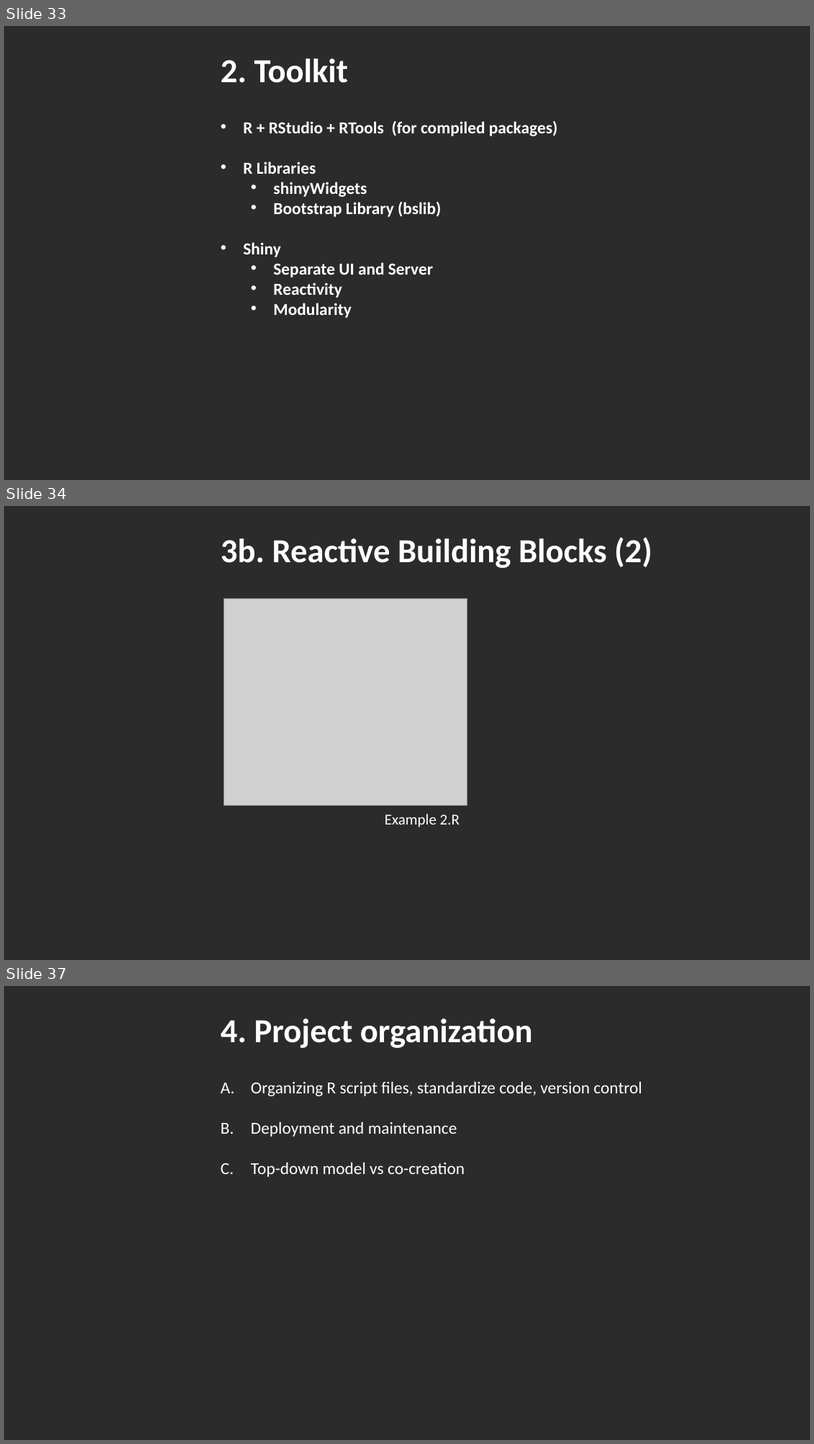
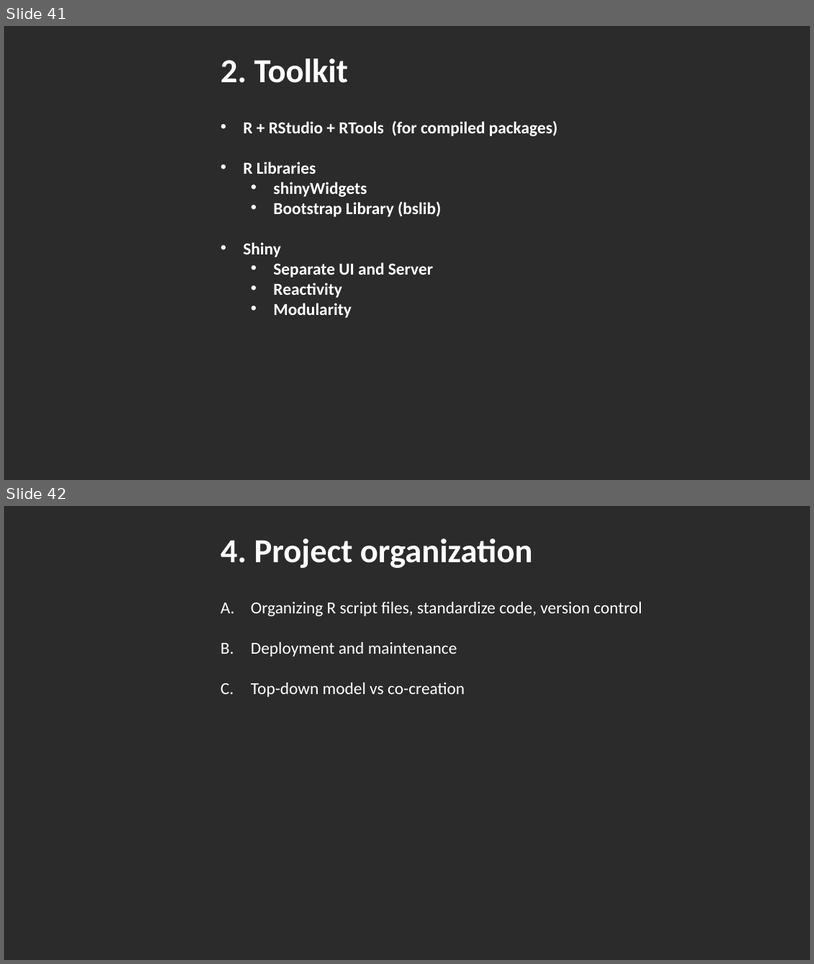
Before and after one commit to DataIMLabs/MIE2024, a slide deck: presentation/session1/MIE2024-DataIM-Masterclass-Session1.pptx. Shown one above the other, each under a label of ours: slides 33, 34 and 37 before the commit, slides 41 and 42 after it; the slides between them are not shown. The pictures are 814x1444 and 814x964 pixels, drawn with LibreOffice and Linux fonts; fonts in the diff are those of the drawing; grey boxes stand for pictures; background and template pictures are left out; a plain dark background stands for a picture behind light text. Boxes give left, top, right and bottom in pixels: in the first picture for what was removed or moved away, otherwise in the second. Text is boxed around its words. In the diff, an @@ line names an element or a change of style, - is before the commit and + after.

```diff
--- a/presentation/session1/MIE2024-DataIM-Masterclass-Session1.pptx
+++ b/presentation/session1/MIE2024-DataIM-Masterclass-Session1.pptx
@@ slide 34 removed at <box>4,506,810,960</box>, background picture (left out) @@
@@ text removed at <box>221,537,653,568</box> @@
-3b. Reactive Building Blocks (2)
@@ picture removed at <box>224,599,468,806</box> @@
@@ text removed at <box>385,813,460,827</box> @@
-Example 2.R
@@ what was slide 33 is now slide 41 @@
@@ what was slide 37 is now slide 42 @@
```
Also in this commit, not shown: 3 slides changed, 9 slides added, 5 other slides removed, 6 other files.
